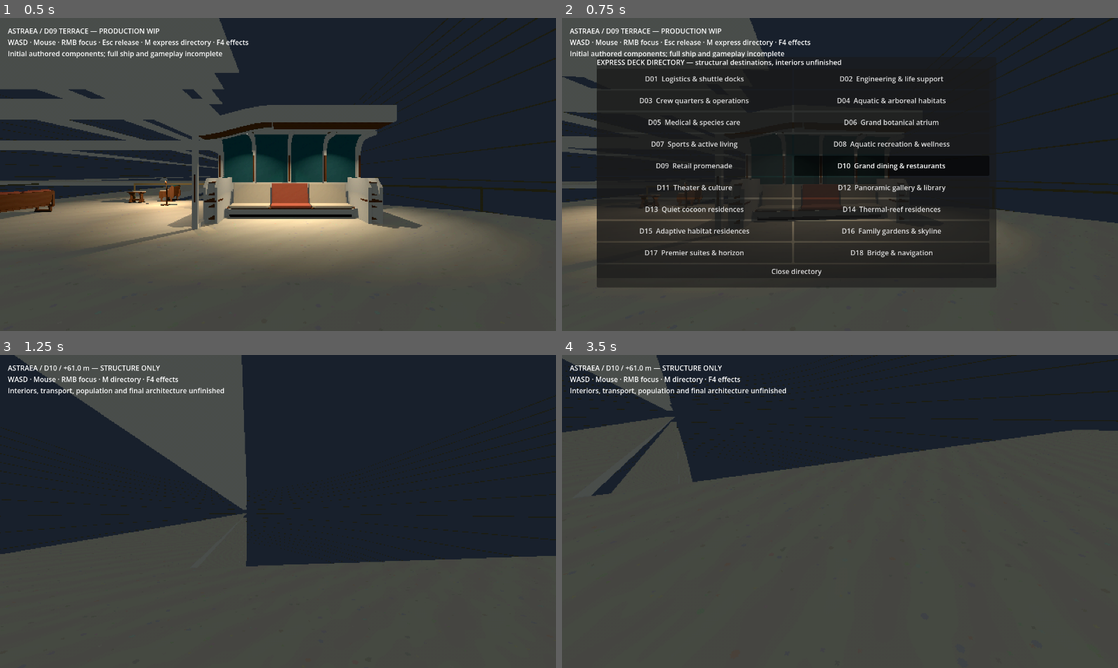
Above: before the commit, frames 1-4 (two rows, left to right).
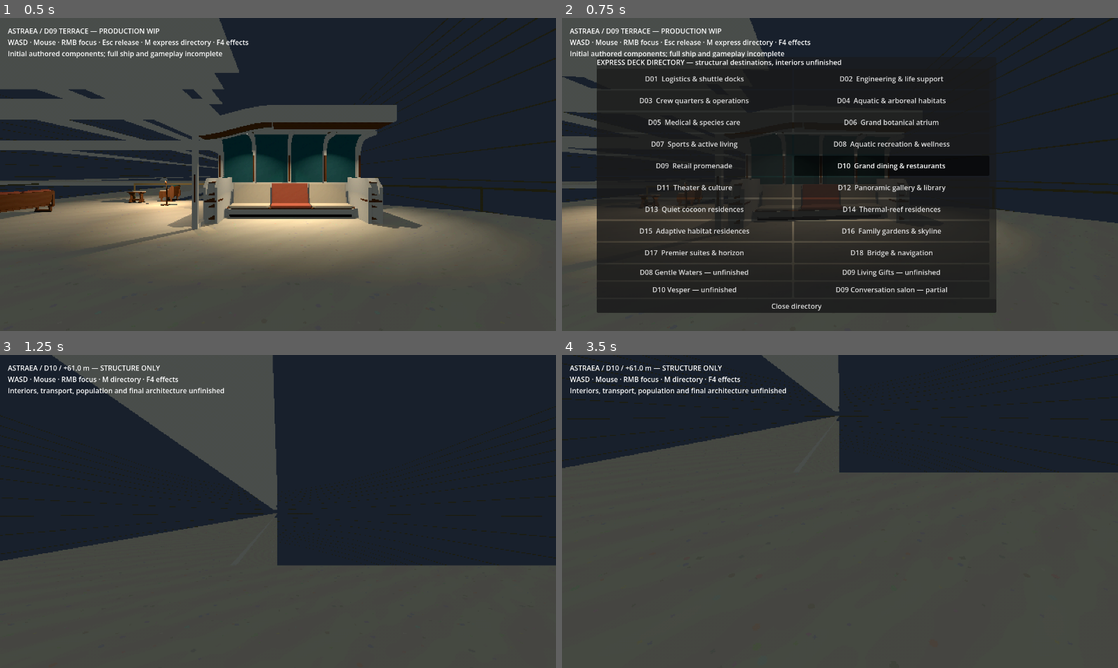
Above: after the commit, the same moments.

Repository: evesloan/Astraea
Game: Godot game, scene res://scenes/main.tscn
Same seed, same stepped clock (60 frames per second), same inputs: the game is played once before the commit and once after it.
Inputs (mouse positions are in pixels of both pictures, inside the frame that each line leads up to):
- Up to frame 1 (0.5 s): no input
- Up to frame 2 (0.75 s): tap Enter at 0.5 s; move the mouse to (867, 174) at 0.52 s; hold W from 0.53 s (still down); tap M at 0.6 s; click (867, 174) at 0.67 s
- Up to frame 3 (1.25 s): keep holding W
- Up to frame 4 (3.5 s): move the mouse to (812, 511) at 1.27 s; tap M at 1.35, 2.85 s; click (812, 511) at 1.42 s; release W at 2 s; click "D01 Logistics & shuttle docks" at 2 s; tap Space at 2.75 s; move the mouse to (851, 505) at 2.77 s; hold W from 2.78 s (still down); click (851, 505) at 2.92 s

Frame 1 is identical in both runs. In frame 2, 6.1% of the frame differs, in the area x 6-79%, y 80-95%; in frame 3, 9.5%; in frame 4, 15%, in the area x 0-100%, y 0-45%.

Commit message:
Expose safe district arrivals and document current production controls

Diff:
--- a/data/design_contract.json
+++ b/data/design_contract.json
@@ -7,7 +7,7 @@
     "version": "4.6.3.stable.official.7d41c59c4",
     "renderer": "gl_compatibility",
     "owner_decision_message": "Sentinel_5e7bddf432e08191bbe556c50453f1ee",
-    "status": "Executable verified; graphical acceptance pending"
+    "status": "Cloud desktop Compatibility rendering verified on llvmpipe software OpenGL; target GPU and final visual acceptance pending"
   },
   "authority": {
     "order": [
--- a/scripts/presentation.gd
+++ b/scripts/presentation.gd
@@ -136,6 +136,15 @@
 		button.custom_minimum_size = Vector2(450,46)
 		grid.add_child(button)
 		button.pressed.connect(_travel.bind(index))
+	var places := GridContainer.new()
+	places.columns = 2
+	column.add_child(places)
+	for target in [{"name":"D08 Gentle Waters — unfinished", "position":Vector3(13,44.1,218)}, {"name":"D09 Living Gifts — unfinished", "position":Vector3(13,52.6,218)}, {"name":"D10 Vesper — unfinished", "position":Vector3(13,61.1,218)}, {"name":"D09 Conversation salon — partial", "position":Vector3(63,52.6,-20.5)}]:
+		var button := Button.new()
+		button.text = target.name
+		button.custom_minimum_size = Vector2(450,36)
+		places.add_child(button)
+		button.pressed.connect(_visit.bind(target.name,target.position))
 	var close := Button.new()
 	close.text = "Close directory"
 	close.pressed.connect(_toggle_directory)
@@ -153,3 +162,9 @@
 	if world.express_arrive(index):
 		get_node("NativeResolutionStatus").text = "ASTRAEA / D%02d / +%.1f m — STRUCTURE ONLY\nWASD · Mouse · RMB focus · M directory · F4 effects\nInteriors, transport, population and final architecture unfinished" % [index+1,world.deck_y[index]]
 		_toggle_directory()
+
+func _visit(label: String, arrival: Vector3) -> void:
+	var world = world_view.get_node("Astraea")
+	if world.arrive_at(arrival,-PI/2):
+		get_node("NativeResolutionStatus").text = "ASTRAEA / "+label+"\nWASD · Mouse · RMB focus · M directory · F4 effects\nProduction architecture in progress"
+		_toggle_directory()
--- a/scripts/ship.gd
+++ b/scripts/ship.gd
@@ -216,12 +216,26 @@
 
 func express_arrive(deck_index: int) -> bool:
 	if deck_index < 0 or deck_index >= deck_y.size(): return false
+	return arrive_at(Vector3(5.5,deck_y[deck_index]+0.1,-72),0.0)
+
+func arrive_at(arrival: Vector3, facing_y: float) -> bool:
 	var player: CharacterBody3D = $ShipSpace/PersistentActors/Player
-	var arrival := Vector3(5.5,deck_y[deck_index]+0.1,-72)
+	var state := get_world_3d().direct_space_state
 	var query := PhysicsRayQueryParameters3D.create(arrival+Vector3.UP,arrival-Vector3.UP*2)
-	var hit := get_world_3d().direct_space_state.intersect_ray(query)
-	if hit.is_empty(): return false
+	query.exclude = [player.get_rid()]
+	var hit := state.intersect_ray(query)
+	if hit.is_empty() or hit.normal.y < 0.7: return false
+	if absf(hit.position.y-(arrival.y-0.1)) > 0.15: return false
+	var capsule := CapsuleShape3D.new()
+	capsule.radius = 0.3
+	capsule.height = 1.8
+	var clearance := PhysicsShapeQueryParameters3D.new()
+	clearance.shape = capsule
+	clearance.transform.origin = arrival+Vector3.UP*0.9
+	clearance.exclude = [player.get_rid()]
+	if not state.intersect_shape(clearance).is_empty(): return false
 	player.position = arrival
 	player.spawn_position = arrival
 	player.velocity = Vector3.ZERO
+	player.rotation.y = facing_y
 	return true
--- a/tests/validate_world.gd
+++ b/tests/validate_world.gd
@@ -50,6 +50,9 @@
 		var fractions := world.get_world_3d().direct_space_state.cast_motion(sweep)
 		assert(fractions[0] > 0.999, "Temporary guards or portal must not block a shared route")
 	assert(not world.express_arrive(-1) and not world.express_arrive(18))
+	for arrival in [Vector3(13,44.1,218),Vector3(13,52.6,218),Vector3(13,61.1,218),Vector3(63,52.6,-20.5)]:
+		assert(world.arrive_at(arrival,0.0),"Authored destination needs floor and body clearance")
+	assert(not world.arrive_at(Vector3(30,52.6,216),0.0),"Arrival inside floor opening must be rejected")
 	print("WORLD PASS: supported D09 spawn; 18 express arrivals and 108 structural route probes; 18 structural datums; 640x360 world; source cove mating; adjustable effect resources. Not full route, collision, visual or performance acceptance.")
 	main.queue_free()
 	await process_frame
Not shown, added: tests/report_adoption.gd.uid
